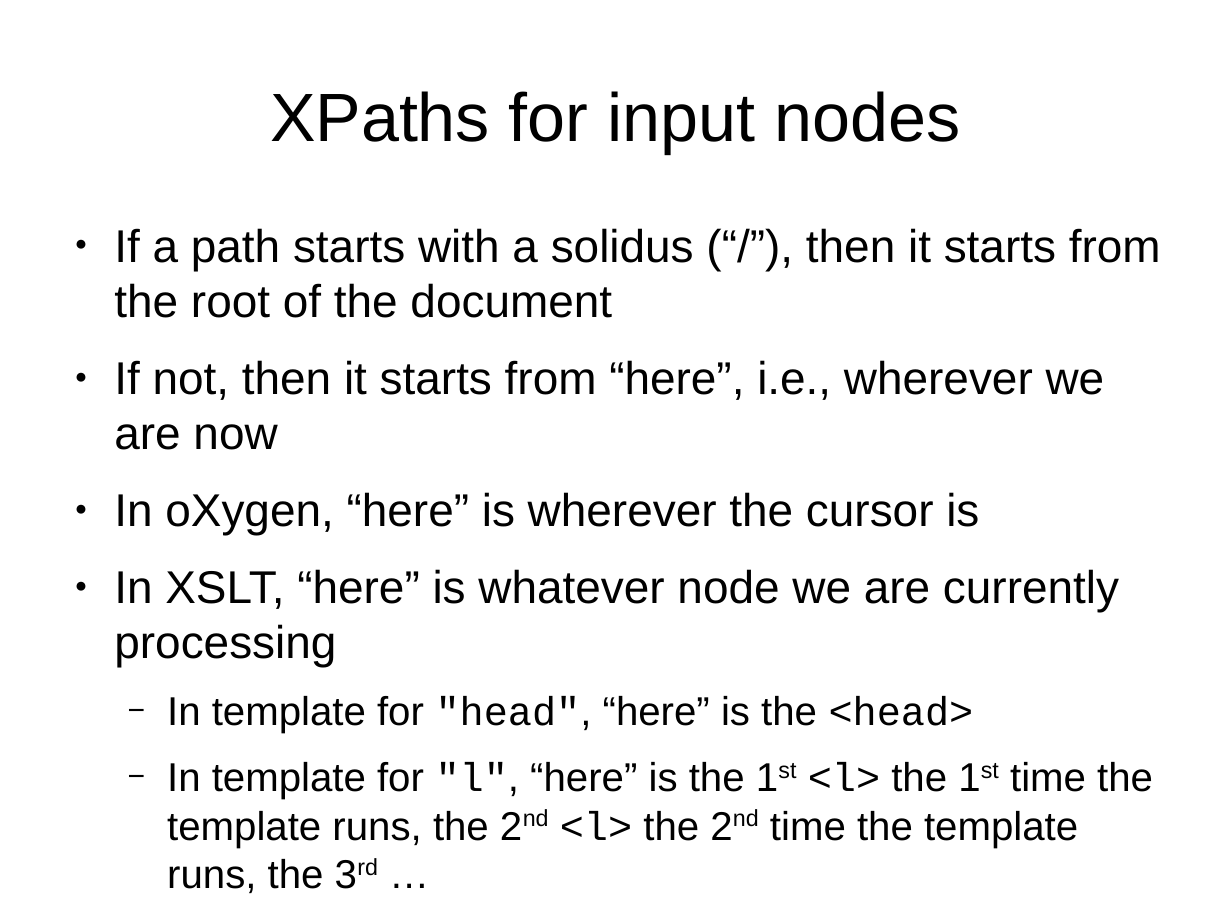
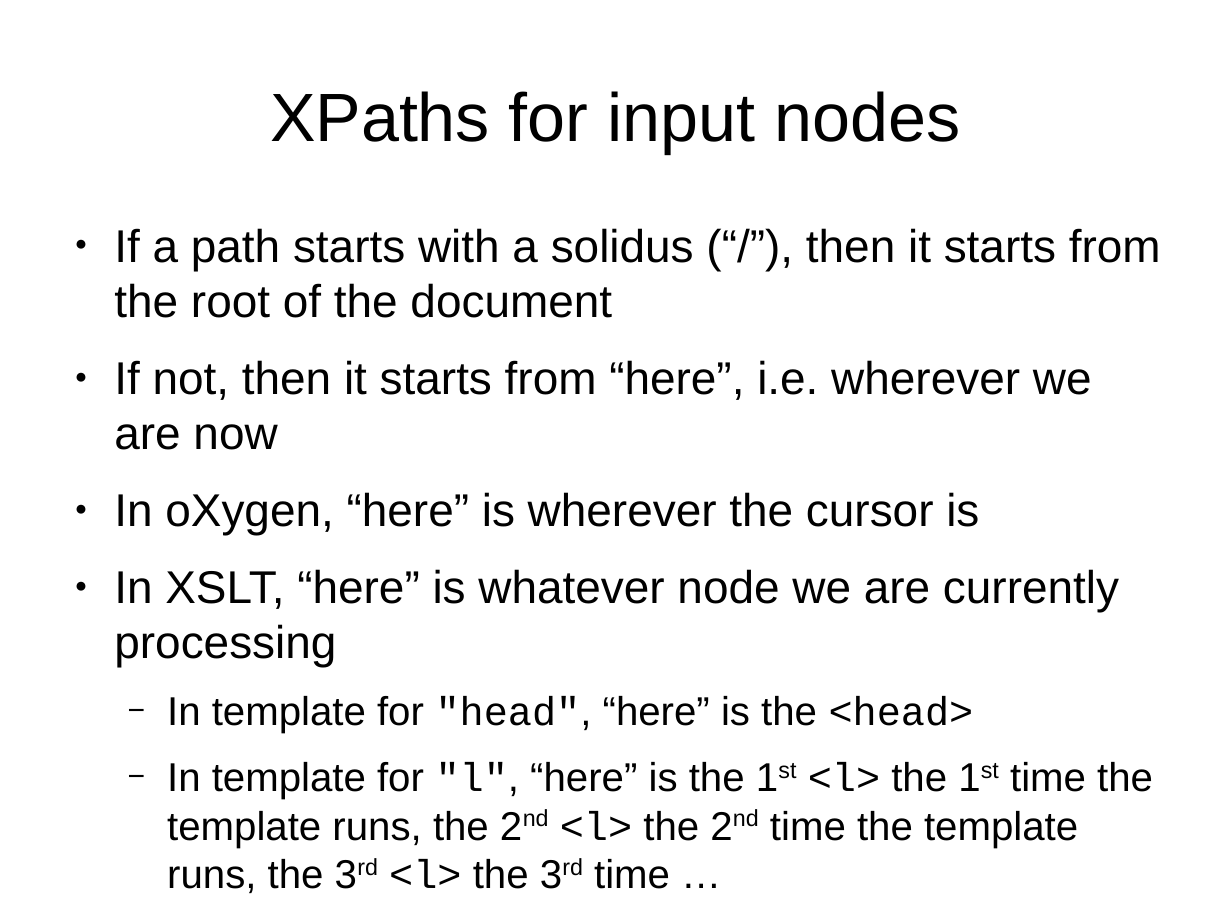
Before and after one commit to martindholmes/XSLT_workshops, a slide deck: slide 8 of intro/presentations/06_processing_model.odp (slide 10 before the commit). Drawn at 1232x924 pixels with LibreOffice and Linux fonts; fonts in the diff are those of the drawing. Boxes give left, top, right and bottom in pixels: in the first picture for what was removed or moved away, otherwise in the second. Text is boxed around its words. In the diff, an @@ line names an element or a change of style, - is before the commit and + after.

```diff
--- a/intro/presentations/06_processing_model.odp
+++ b/intro/presentations/06_processing_model.odp
@@ text at (114, 360, 1092, 450): text changed @@
-● If not, then it starts from “here”, i.e., wherever we are now
+● If not, then it starts from “here”, i.e. wherever we are now
@@ text at (167, 762, 1153, 893): text changed @@
-  − In template for "l", “here” is the 1st <l> the 1st time the template runs, the 2nd <l> the 2nd time the template runs, the 3rd …
+  − In template for "l", “here” is the 1st <l> the 1st time the template runs, the 2nd <l> the 2nd time the template runs, the 3rd <l> the 3rd time …
```
Also in this commit, not shown: 6 other slides changed, 3 slides added, 2 other files.
